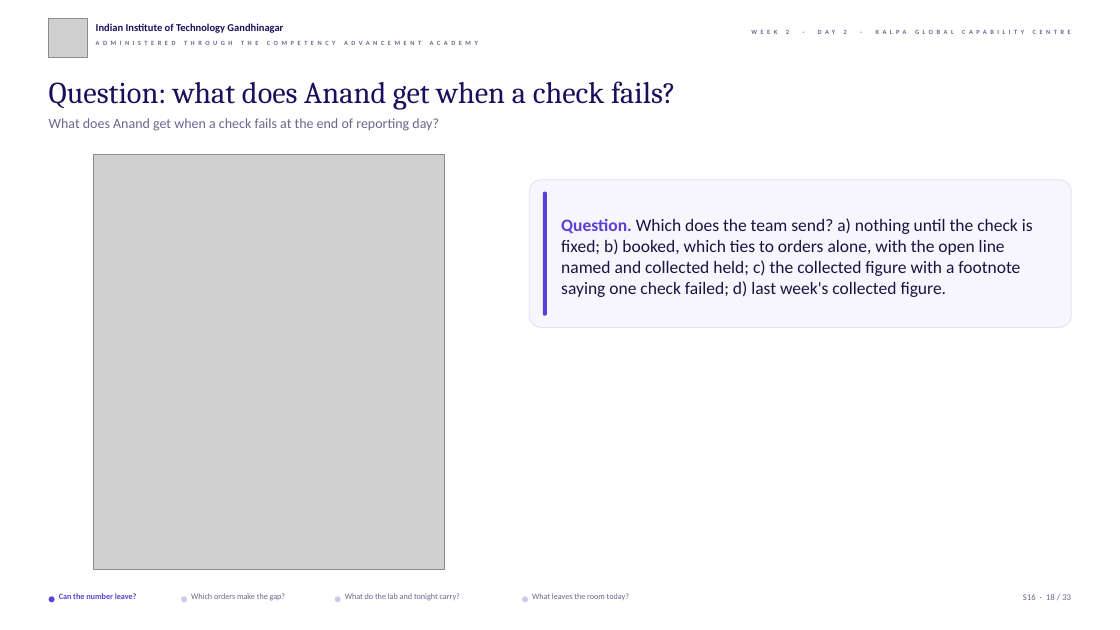
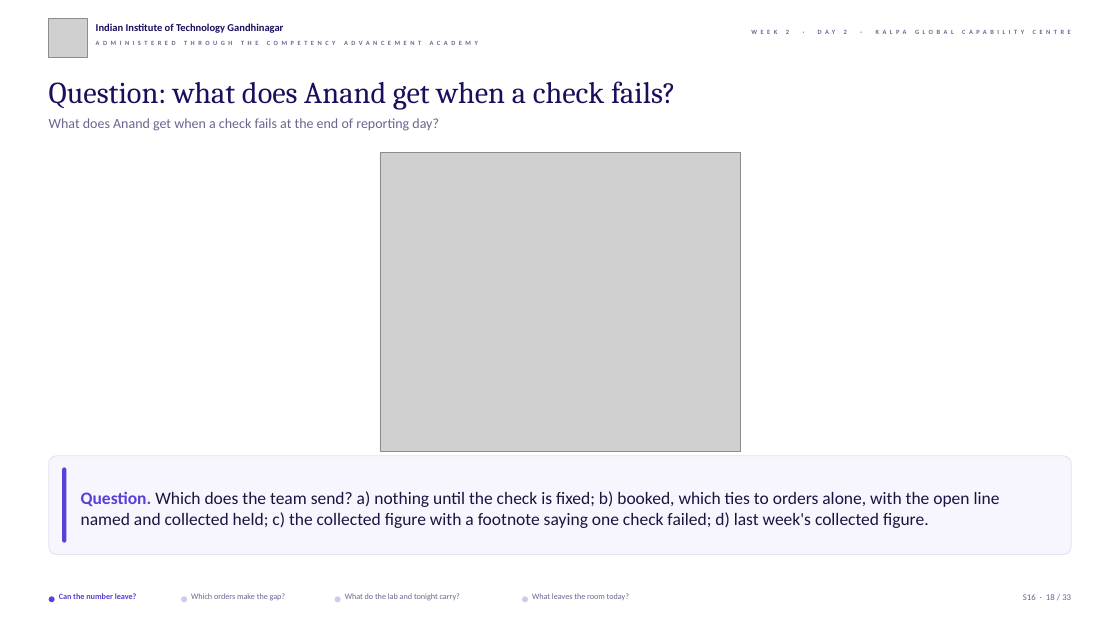
Before and after one commit to fde-academy-lab/c2-content-factory, a slide deck: slide 18 of content/W02/D2/slides/C2_W02_D02_half2_STUDENT.pptx. Drawn at 1120x630 pixels with LibreOffice and Linux fonts; fonts in the diff are those of the drawing; grey boxes stand for pictures; background and template pictures are left out. Boxes give left, top, right and bottom in pixels: in the first picture for what was removed or moved away, otherwise in the second. Text is boxed around its words. In the diff, an @@ line names an element or a change of style, - is before the commit and + after.

```diff
--- a/content/W02/D2/slides/C2_W02_D02_half2_STUDENT.pptx
+++ b/content/W02/D2/slides/C2_W02_D02_half2_STUDENT.pptx
@@ picture removed at (x1=93, y1=155, x2=444, y2=570) @@
@@ picture added at (x1=380, y1=153, x2=740, y2=452) @@
@@ rounded rectangle resized from (x1=529, y1=180, x2=1071, y2=328) to (x1=49, y1=455, x2=1071, y2=555) @@
@@ rounded rectangle resized from (x1=543, y1=192, x2=547, y2=316) to (x1=62, y1=468, x2=66, y2=544) @@
@@ text "Question. Which does the team ..." rewrapped from (x1=561, y1=218, x2=1033, y2=297) to (x1=81, y1=491, x2=1000, y2=528) @@
```
Also in this commit, not shown: 13 other slides changed, 4 other files.
